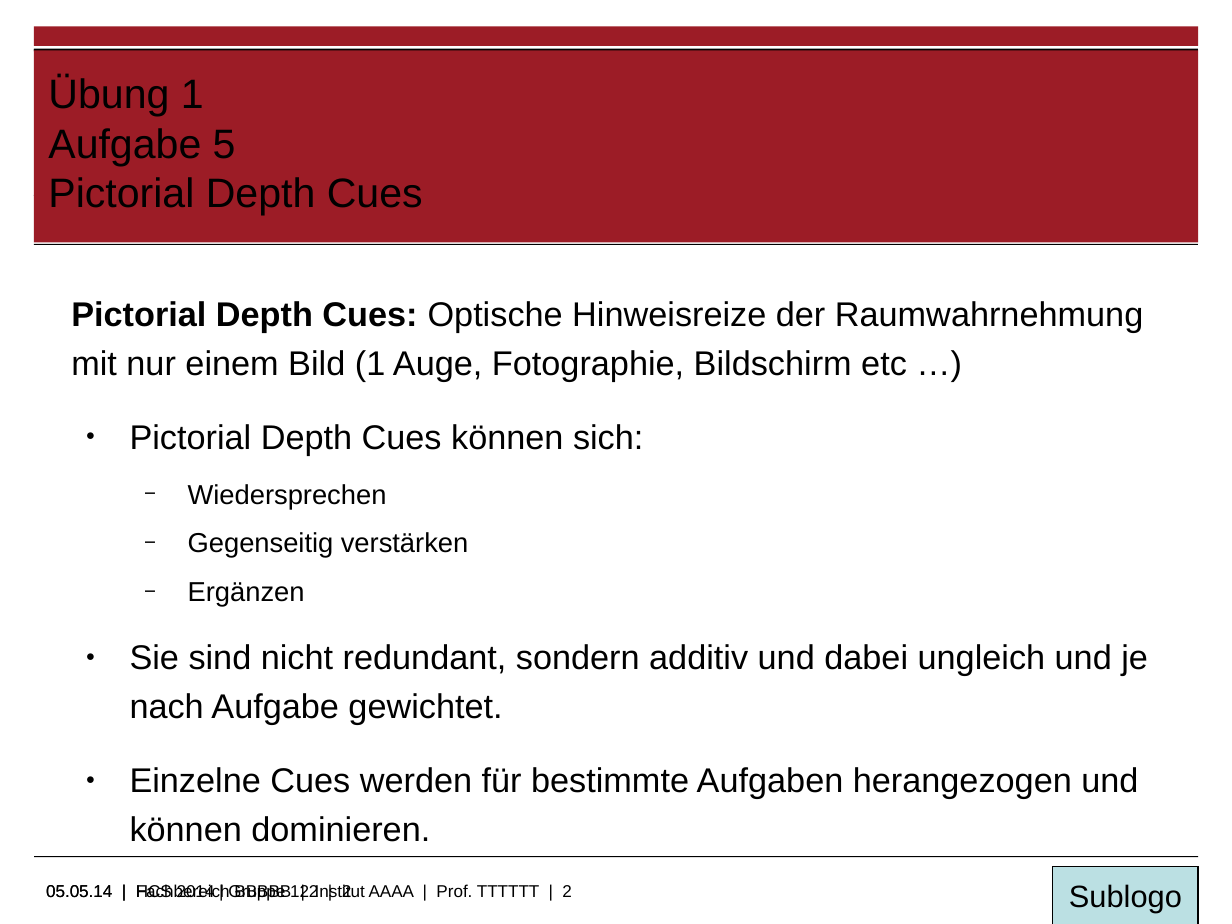
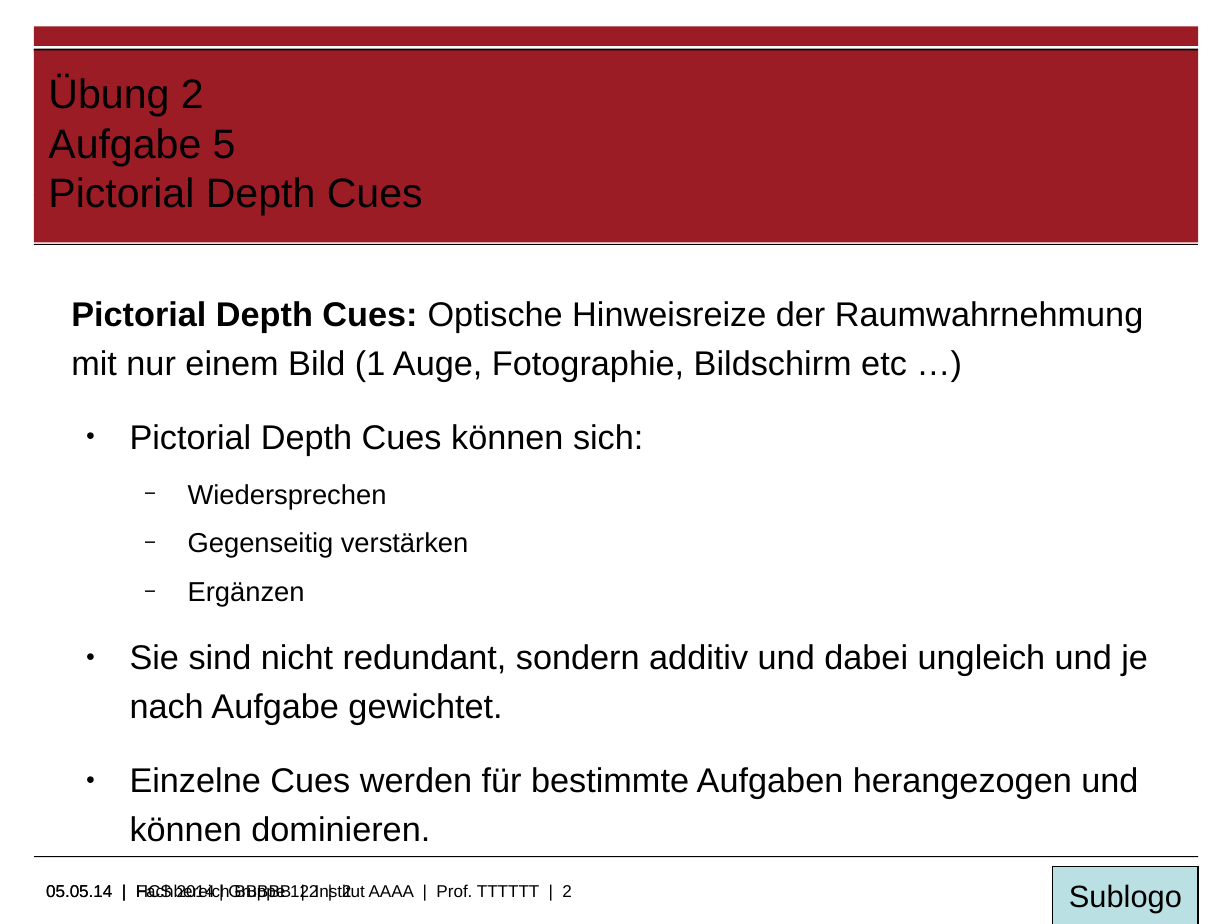
Before and after one commit to RybienSin/hcs, a slide deck: slide 2 of 2/Übung_2-5.odp. Drawn at 1232x924 pixels with LibreOffice and Linux fonts; fonts in the diff are those of the drawing; background and template pictures are left out. Boxes give left, top, right and bottom in pixels: in the first picture for what was removed or moved away, otherwise in the second. Text is boxed around its words. In the diff, an @@ line names an element or a change of style, - is before the commit and + after.

Commit message:
Uebung 2 Aufgabe 5 updated

```diff
--- a/2/Übung_2-5.odp
+++ b/2/Übung_2-5.odp
@@ title at [48, 76, 423, 215]: text changed @@
-Übung 1
-Aufgabe 5
-Pictorial Depth Cues
+Übung 2
+Aufgabe 5
+Pictorial Depth Cues
```
Also in this commit, not shown: 3 other slides changed, 1 other file.
